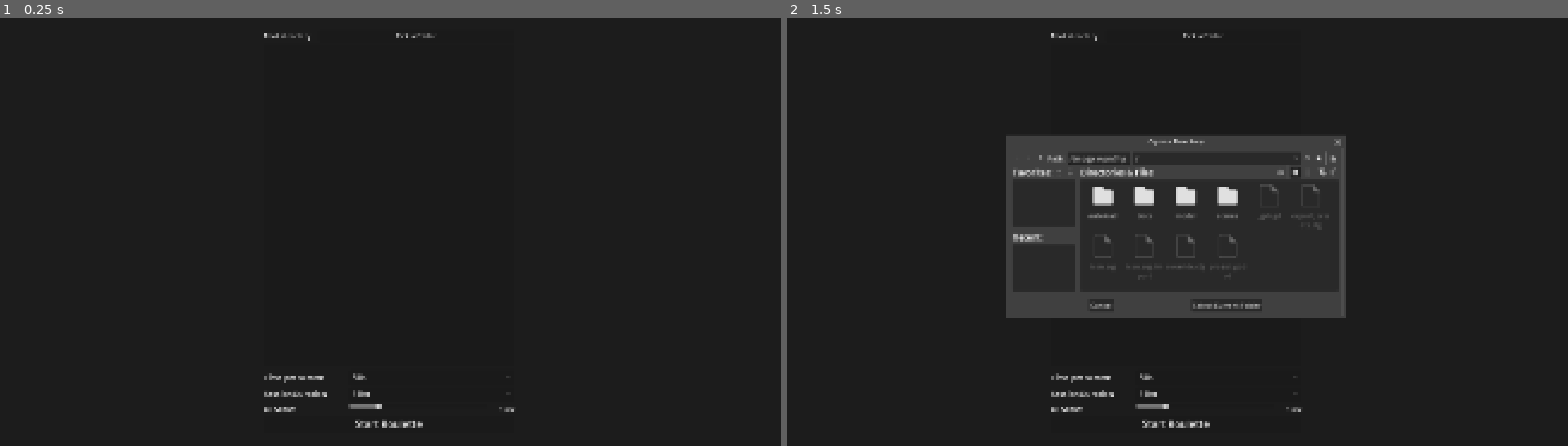
Above: before the commit, frames 1-2 (left to right).
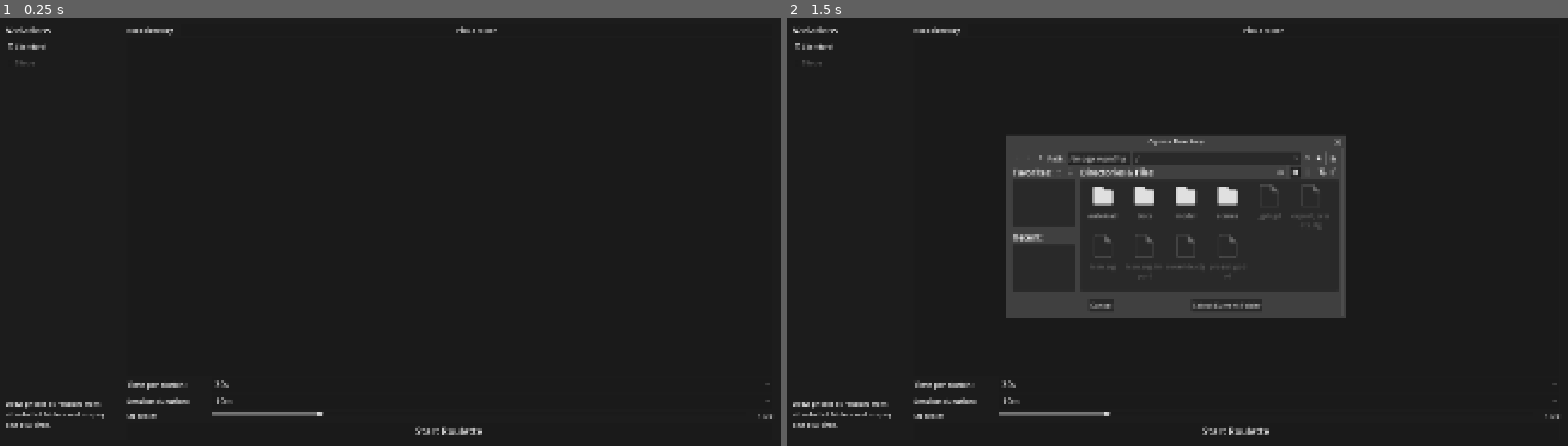
Above: after the commit, the same moments.

Repository: tsraveling/art-roulette
Game: Godot game, scene res://scenes/setup/SetupScene.tscn
Two runs of this game, one before a commit and one after it. Both use one fixed random seed, a clock stepped at 60 frames per second and the inputs below.
Inputs (mouse positions are in pixels of both pictures, inside the frame that each line leads up to):
- Up to frame 1 (0.25 s): no input
- Up to frame 2 (1.5 s): click "Pick a folder" at 0.5 s; click (841, 47) at 1.25 s, where only the run after the commit has a clickable "Standard"

The runs differ from the first frame. In frame 1, 1.5% of the frame differs, in the area x 0-99%, y 1-98%; in frame 2, 1.5%.

Commit message:
feat: added study mode variant

Diff:
--- a/autoload/FileBrowser.gd
+++ b/autoload/FileBrowser.gd
@@ -1,6 +1,9 @@
 extends Node
 
+enum RouletteMode { STANDARD, STUDY }
+
 var root_directory: String = "Pick a folder"
+var selected_mode := RouletteMode.STANDARD
 var folders: Array[Folder] = []
 var image_paths: Array[String] = []
 var image_paths_skipped: Array[String] = []
@@ -49,11 +52,24 @@
 	image_paths.clear()
 	image_paths_skipped.clear()
 	image_paths_done.clear()
-	for folder in folders:
-		if folder.included:
-			image_paths.append_array(folder.image_paths)
+
+	match selected_mode:
+		RouletteMode.STANDARD:
+			# Draw from all selected folders at random
+			for folder in folders:
+				if folder.included:
+					image_paths.append_array(folder.image_paths)
+		RouletteMode.STUDY:
+			# Pick one folder with >1 image; draw only from it for the session
+			var candidates: Array[Folder] = []
+			for folder in folders:
+				if folder.included and folder.image_count > 1:
+					candidates.append(folder)
+			if candidates.size() > 0:
+				var chosen = candidates[randi() % candidates.size()]
+				image_paths.append_array(chosen.image_paths)
+
 	total_images_loaded = image_paths.size()
-	print("Loaded %d images" % total_images_loaded)
 
 func pop_next(did_finish: bool = true) -> String:
 
--- a/scenes/setup/SetupScene.gd
+++ b/scenes/setup/SetupScene.gd
@@ -1,12 +1,20 @@
 extends Control
 
 @onready var root_dir_picker := $RootDirectoryPicker
-@onready var root_dir_button := $VerticalLayout/RootDirSelector/RootDirectoryButton
-@onready var duration_select := $VerticalLayout/IntervalHBox/OptionButton
-@onready var session_select := $VerticalLayout/SessionHBox/SessionDurationButton
-@onready var folder_tree := $VerticalLayout/FolderTree
-@onready var ui_scale_slider := $VerticalLayout/UIScaleHBox/UIScaleSlider
-@onready var ui_scale_label := $VerticalLayout/UIScaleHBox/UIScaleLabel
+@onready var root_dir_button := $MainLayout/SettingsPanel/RootDirSelector/RootDirectoryButton
+@onready var duration_select := $MainLayout/SettingsPanel/IntervalHBox/OptionButton
+@onready var session_select := $MainLayout/SettingsPanel/SessionHBox/SessionDurationButton
+@onready var folder_tree := $MainLayout/SettingsPanel/FolderTree
+@onready var ui_scale_slider := $MainLayout/SettingsPanel/UIScaleHBox/UIScaleSlider
+@onready var ui_scale_label := $MainLayout/SettingsPanel/UIScaleHBox/UIScaleLabel
+@onready var description_label := $MainLayout/VariationsPanel/DescriptionLabel
+
+const MODE_DESCRIPTIONS := {
+	FileBrowser.RouletteMode.STANDARD:
+		"Draw photos at random from all selected folders and display one at a time.",
+	FileBrowser.RouletteMode.STUDY:
+		"Out of the selected folders, choose one that contains more than one photo (not including subfolders) and serve photos only from that folder for the whole session. Use this to study a single model, architectural style, or whatever else underlies your folder structure.",
+}
 
 var _updating_tree := false
 
@@ -17,6 +25,7 @@
 	folder_tree.item_edited.connect(_on_folder_tree_item_edited)
 	ui_scale_slider.value = FileBrowser.ui_scale
 	ui_scale_label.text = "%sx" % str(FileBrowser.ui_scale)
+	description_label.text = MODE_DESCRIPTIONS[FileBrowser.selected_mode]
 	refresh_list()
 
 func _on_root_directory_button_pressed():
@@ -30,20 +39,16 @@
 	if FileBrowser.folders.is_empty():
 		return
 
-	# The Tree's internal root IS our root folder item
 	var tree_root = folder_tree.create_item()
 	folder_tree.hide_root = false
 
-	# Map full directory path -> TreeItem so children can find their parent
 	var path_to_item: Dictionary = {}
 
 	for folder in FileBrowser.folders:
 		if folder.path == FileBrowser.root_directory:
-			# Root folder
 			_setup_tree_item(tree_root, folder, "/")
 			path_to_item[folder.path] = tree_root
 		else:
-			# Find parent TreeItem by looking up the parent directory path
 			var parent_path := folder.path.get_base_dir()
 			var parent_item: TreeItem = path_to_item.get(parent_path, tree_root)
 
@@ -66,17 +71,14 @@
 	var item = folder_tree.get_edited()
 	var checked = item.is_checked(0)
 
-	# Update this item's folder
 	var folder := item.get_metadata(0) as Folder
 	if folder:
 		folder.included = checked
 
 	if checked:
-		# Checking a box: select all children, and ensure ancestors are checked
 		_set_children_checked(item, true)
 		_ensure_parents_checked(item)
 	else:
-		# Unchecking a box: deselect all children
 		_set_children_checked(item, false)
 
 	_updating_tree = false
@@ -100,6 +102,14 @@
 			parent_folder.included = true
 		_ensure_parents_checked(parent)
 
+func _on_standard_radio_pressed():
+	FileBrowser.selected_mode = FileBrowser.RouletteMode.STANDARD
+	description_label.text = MODE_DESCRIPTIONS[FileBrowser.RouletteMode.STANDARD]
+
+func _on_study_radio_pressed():
+	FileBrowser.selected_mode = FileBrowser.RouletteMode.STUDY
+	description_label.text = MODE_DESCRIPTIONS[FileBrowser.RouletteMode.STUDY]
+
 func _on_root_directory_picker_dir_selected(dir):
 	root_dir_button.text = dir
 	FileBrowser.set_new_root(dir)
--- a/scenes/setup/SetupScene.tscn
+++ b/scenes/setup/SetupScene.tscn
@@ -1,6 +1,8 @@
 [gd_scene format=3 uid="uid://cssae6c3v2twh"]
 
 [ext_resource type="Script" uid="uid://bt4h5w4od8hmm" path="res://scenes/setup/SetupScene.gd" id="1_igmc0"]
+
+[sub_resource type="ButtonGroup" id="ButtonGroup_modes"]
 
 [node name="SetupScene" type="Control" unique_id=1816217544]
 layout_mode = 3
@@ -20,47 +22,89 @@
 grow_vertical = 2
 color = Color(0.109804, 0.109804, 0.109804, 1)
 
-[node name="VerticalLayout" type="VBoxContainer" parent="." unique_id=1871658473]
-custom_minimum_size = Vector2(600, 0)
+[node name="MainLayout" type="HBoxContainer" parent="." unique_id=362741648]
 layout_mode = 1
-anchors_preset = 13
-anchor_left = 0.5
-anchor_right = 0.5
+anchors_preset = 15
+anchor_right = 1.0
 anchor_bottom = 1.0
-offset_left = -300.0
-offset_top = 54.0
-offset_right = 300.0
-offset_bottom = -57.0
+offset_left = 40.0
+offset_top = 40.0
+offset_right = -40.0
+offset_bottom = -40.0
 grow_horizontal = 2
 grow_vertical = 2
-
-[node name="RootDirSelector" type="HBoxContainer" parent="VerticalLayout" unique_id=290006326]
+theme_override_constants/separation = 40
+
+[node name="VariationsPanel" type="VBoxContainer" parent="MainLayout" unique_id=1258111224]
+custom_minimum_size = Vector2(250, 0)
+layout_mode = 2
+theme_override_constants/separation = 8
+
+[node name="Header" type="Label" parent="MainLayout/VariationsPanel" unique_id=60425876]
+layout_mode = 2
+theme_override_font_sizes/font_size = 22
+text = "Variations"
+
+[node name="StandardRadio" type="CheckBox" parent="MainLayout/VariationsPanel" unique_id=1790696133]
+layout_mode = 2
+theme_override_colors/font_color = Color(0.55, 0.55, 0.55, 1)
+theme_override_colors/font_pressed_color = Color(1, 1, 1, 1)
+theme_override_colors/font_hover_color = Color(0.7, 0.7, 0.7, 1)
+theme_override_colors/font_hover_pressed_color = Color(1, 1, 1, 1)
+button_pressed = true
+button_group = SubResource("ButtonGroup_modes")
+text = "Standard"
+
+[node name="StudyRadio" type="CheckBox" parent="MainLayout/VariationsPanel" unique_id=1859776503]
+layout_mode = 2
+theme_override_colors/font_color = Color(0.55, 0.55, 0.55, 1)
+theme_override_colors/font_pressed_color = Color(1, 1, 1, 1)
+theme_override_colors/font_hover_color = Color(0.7, 0.7, 0.7, 1)
+theme_override_colors/font_hover_pressed_color = Color(1, 1, 1, 1)
+button_group = SubResource("ButtonGroup_modes")
+text = "Study"
+
+[node name="Spacer" type="Control" parent="MainLayout/VariationsPanel" unique_id=484477408]
+layout_mode = 2
+size_flags_vertical = 3
+
+[node name="DescriptionLabel" type="Label" parent="MainLayout/VariationsPanel" unique_id=32628359]
+custom_minimum_size = Vector2(200, 100)
+layout_mode = 2
+text = "Draw photos at random from all selected folders and display one at a time."
+autowrap_mode = 3
+
+[node name="SettingsPanel" type="VBoxContainer" parent="MainLayout" unique_id=171884788]
+layout_mode = 2
+size_flags_horizontal = 3
+
+[node name="RootDirSelector" type="HBoxContainer" parent="MainLayout/SettingsPanel" unique_id=290006326]
 layout_mode = 2
 theme_override_constants/separation = 20
 
-[node name="Label" type="Label" parent="VerticalLayout/RootDirSelector" unique_id=1637436822]
+[node name="Label" type="Label" parent="MainLayout/SettingsPanel/RootDirSelector" unique_id=1637436822]
 layout_mode = 2
 text = "Root directory"
 
-[node name="RootDirectoryButton" type="Button" parent="VerticalLayout/RootDirSelector" unique_id=590613266]
+[node name="RootDirectoryButton" type="Button" parent="MainLayout/SettingsPanel/RootDirSelector" unique_id=590613266]
 layout_mode = 2
 size_flags_horizontal = 3
 text = "/documents"
 
-[node name="FolderTree" type="Tree" parent="VerticalLayout" unique_id=1708923256]
+[node name="FolderTree" type="Tree" parent="MainLayout/SettingsPanel" unique_id=1708923256]
 layout_mode = 2
 size_flags_vertical = 3
 
-[node name="IntervalHBox" type="HBoxContainer" parent="VerticalLayout" unique_id=1443747404]
-layout_mode = 2
-
-[node name="Label" type="Label" parent="VerticalLayout/IntervalHBox" unique_id=165845600]
+[node name="IntervalHBox" type="HBoxContainer" parent="MainLayout/SettingsPanel" unique_id=1443747404]
+layout_mode = 2
+
+[node name="Label" type="Label" parent="MainLayout/SettingsPanel/IntervalHBox" unique_id=165845600]
 custom_minimum_size = Vector2(200, 0)
 layout_mode = 2
 theme_override_font_sizes/font_size = 18
 text = "Time per sketch:"
 
-[node name="OptionButton" type="OptionButton" parent="VerticalLayout/IntervalHBox" unique_id=2063450302]
+[node name="OptionButton" type="OptionButton" parent="MainLayout/SettingsPanel/IntervalHBox" unique_id=2063450302]
 layout_mode = 2
 size_flags_horizontal = 3
 theme_override_font_sizes/font_size = 20
@@ -87,16 +131,16 @@
 popup/item_9/text = "Unlimited"
 popup/item_9/id = 9
 
-[node name="SessionHBox" type="HBoxContainer" parent="VerticalLayout" unique_id=1856254413]
-layout_mode = 2
-
-[node name="Label" type="Label" parent="VerticalLayout/SessionHBox" unique_id=592712128]
+[node name="SessionHBox" type="HBoxContainer" parent="MainLayout/SettingsPanel" unique_id=1856254413]
+layout_mode = 2
+
+[node name="Label" type="Label" parent="MainLayout/SettingsPanel/SessionHBox" unique_id=592712128]
 custom_minimum_size = Vector2(200, 0)
 layout_mode = 2
 theme_override_font_sizes/font_size = 18
-text = "Session Duration"
-
-[node name="SessionDurationButton" type="OptionButton" parent="VerticalLayout/SessionHBox" unique_id=233667801]
+text = "Session duration:"
+
+[node name="SessionDurationButton" type="OptionButton" parent="MainLayout/SettingsPanel/SessionHBox" unique_id=233667801]
 layout_mode = 2
 size_flags_horizontal = 3
 theme_override_font_sizes/font_size = 20
@@ -115,16 +159,16 @@
 popup/item_5/text = "Untimed"
 popup/item_5/id = 5
 
-[node name="UIScaleHBox" type="HBoxContainer" parent="VerticalLayout"]
-layout_mode = 2
-
-[node name="Label" type="Label" parent="VerticalLayout/UIScaleHBox"]
+[node name="UIScaleHBox" type="HBoxContainer" parent="MainLayout/SettingsPanel" unique_id=591808735]
+layout_mode = 2
+
+[node name="Label" type="Label" parent="MainLayout/SettingsPanel/UIScaleHBox" unique_id=2097071073]
 custom_minimum_size = Vector2(200, 0)
 layout_mode = 2
 theme_override_font_sizes/font_size = 18
-text = "UI Scale:"
-
-[node name="UIScaleSlider" type="HSlider" parent="VerticalLayout/UIScaleHBox"]
+text = "UI scale:"
+
+[node name="UIScaleSlider" type="HSlider" parent="MainLayout/SettingsPanel/UIScaleHBox" unique_id=1635959644]
 layout_mode = 2
 size_flags_horizontal = 3
 min_value = 0.75
@@ -132,14 +176,14 @@
 step = 0.25
 value = 1.0
 
-[node name="UIScaleLabel" type="Label" parent="VerticalLayout/UIScaleHBox"]
+[node name="UIScaleLabel" type="Label" parent="MainLayout/SettingsPanel/UIScaleHBox" unique_id=332119337]
 custom_minimum_size = Vector2(60, 0)
 layout_mode = 2
 theme_override_font_sizes/font_size = 18
 text = "1.0x"
 horizontal_alignment = 2
 
-[node name="StartButton" type="Button" parent="VerticalLayout" unique_id=931336967]
+[node name="StartButton" type="Button" parent="MainLayout/SettingsPanel" unique_id=931336967]
 layout_mode = 2
 theme_override_font_sizes/font_size = 24
 text = "Start Roulette"
@@ -150,9 +194,11 @@
 file_mode = 2
 access = 2
 
-[connection signal="pressed" from="VerticalLayout/RootDirSelector/RootDirectoryButton" to="." method="_on_root_directory_button_pressed"]
-[connection signal="item_selected" from="VerticalLayout/IntervalHBox/OptionButton" to="." method="_on_option_button_item_selected"]
-[connection signal="item_selected" from="VerticalLayout/SessionHBox/SessionDurationButton" to="." method="_on_session_duration_button_item_selected"]
-[connection signal="value_changed" from="VerticalLayout/UIScaleHBox/UIScaleSlider" to="." method="_on_ui_scale_slider_value_changed"]
-[connection signal="pressed" from="VerticalLayout/StartButton" to="." method="_on_start_button_pressed"]
+[connection signal="pressed" from="MainLayout/VariationsPanel/StandardRadio" to="." method="_on_standard_radio_pressed"]
+[connection signal="pressed" from="MainLayout/VariationsPanel/StudyRadio" to="." method="_on_study_radio_pressed"]
+[connection signal="pressed" from="MainLayout/SettingsPanel/RootDirSelector/RootDirectoryButton" to="." method="_on_root_directory_button_pressed"]
+[connection signal="item_selected" from="MainLayout/SettingsPanel/IntervalHBox/OptionButton" to="." method="_on_option_button_item_selected"]
+[connection signal="item_selected" from="MainLayout/SettingsPanel/SessionHBox/SessionDurationButton" to="." method="_on_session_duration_button_item_selected"]
+[connection signal="value_changed" from="MainLayout/SettingsPanel/UIScaleHBox/UIScaleSlider" to="." method="_on_ui_scale_slider_value_changed"]
+[connection signal="pressed" from="MainLayout/SettingsPanel/StartButton" to="." method="_on_start_button_pressed"]
 [connection signal="dir_selected" from="RootDirectoryPicker" to="." method="_on_root_directory_picker_dir_selected"]
Not shown, changed: export_presets.cfg
